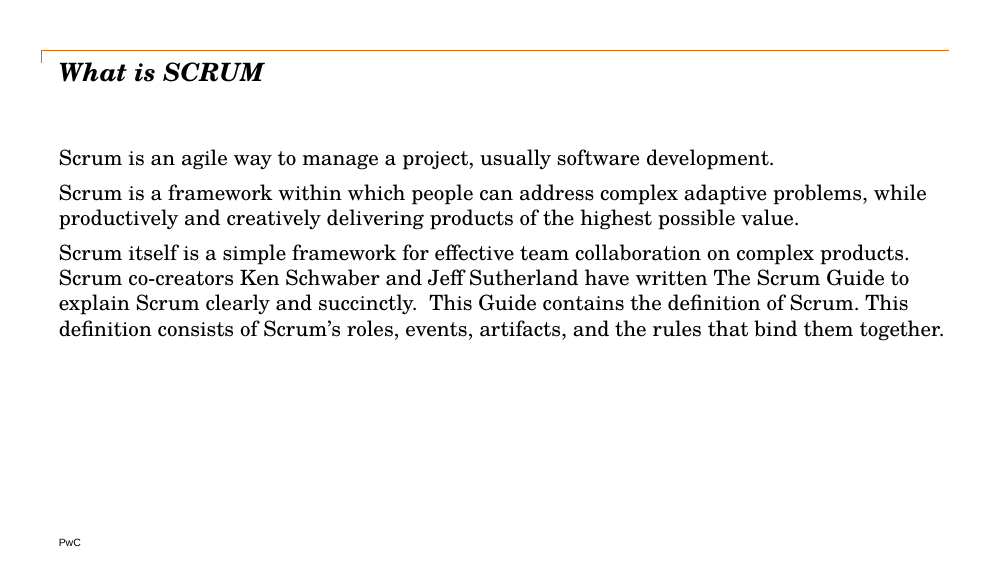
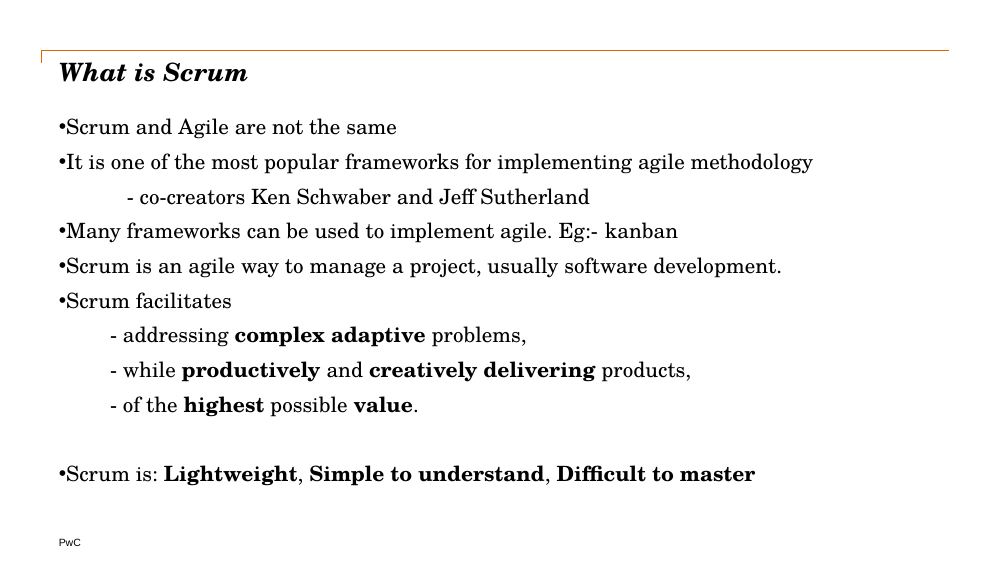
Before and after one commit to nadee158/reference_docs, a slide deck: slide 4 of doc/scrum_introduction.pptx (slide 2 before the commit). Drawn at 1008x567 pixels with LibreOffice and Linux fonts; fonts in the diff are those of the drawing. Boxes give left, top, right and bottom in pixels: in the first picture for what was removed or moved away, otherwise in the second. Text is boxed around its words. In the diff, an @@ line names an element or a change of style, - is before the commit and + after.

Commit message:
modified

```diff
--- a/doc/scrum_introduction.pptx
+++ b/doc/scrum_introduction.pptx
@@ title at [59, 62, 248, 82]: text changed @@
-What is SCRUM
+What is Scrum
@@ text "Scrum and Agile are not ...": place and size @@
-text "Scrum and Agile are not ..." at [59, 149, 945, 341]
+text "Scrum and Agile are not ..." at [66, 118, 814, 486]
@@ text at [66, 118, 814, 243]: paragraphs added @@
+• Scrum and Agile are not the same
+• It is one of the most popular frameworks for implementing agile methodology
+        - co-creators Ken Schwaber and Jeff Sutherland
+• Many frameworks can be used to implement agile. Eg:- kanban
@@ text at [66, 257, 782, 278]: bullet none to • @@
@@ text at [66, 292, 755, 486]: text changed; bold on @@
-Scrum is a framework within which people can address complex adaptive problems, while productively and creatively delivering products of the highest possible value.
-Scrum itself is a simple framework for effective team collaboration on complex products. Scrum co-creators Ken Schwaber and Jeff Sutherland have written The Scrum Guide to explain Scrum clearly and succinctly. This Guide contains the definition of Scrum. This definition consists of Scrum’s roles, events, artifacts, and the rules that bind them together.
+• Scrum facilitates
+      - addressing complex adaptive problems,
+      - while productively and creatively delivering products,
+      - of the highest possible value.
+• Scrum is: Lightweight, Simple to understand, Difficult to master
```
Also in this commit, not shown: 2 other slides changed, 15 slides added.
